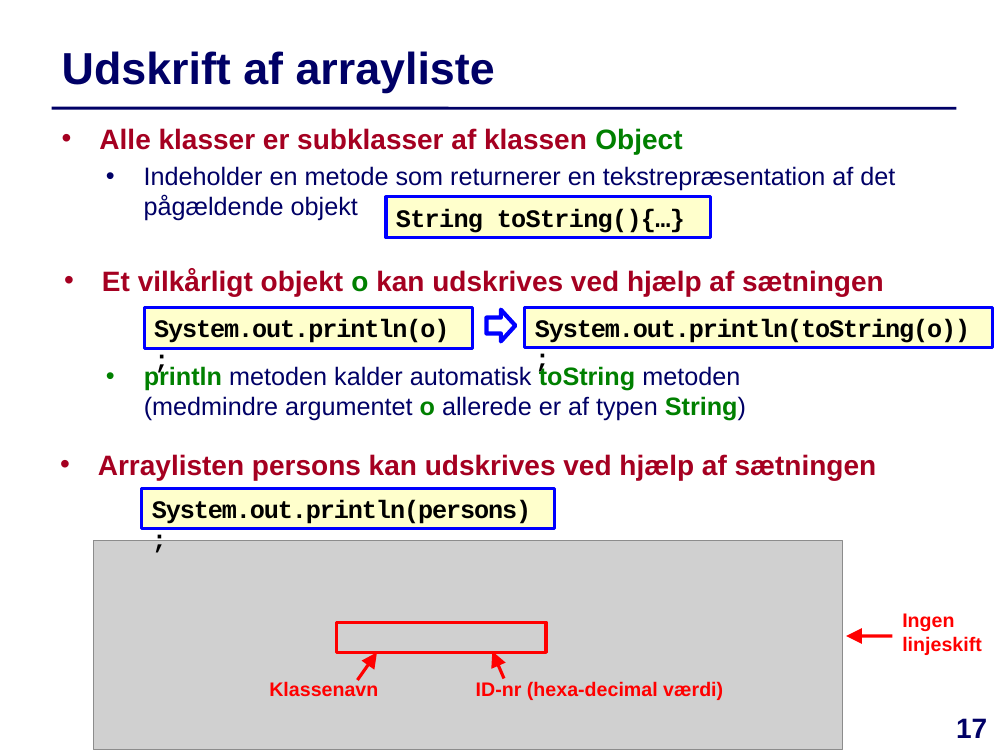
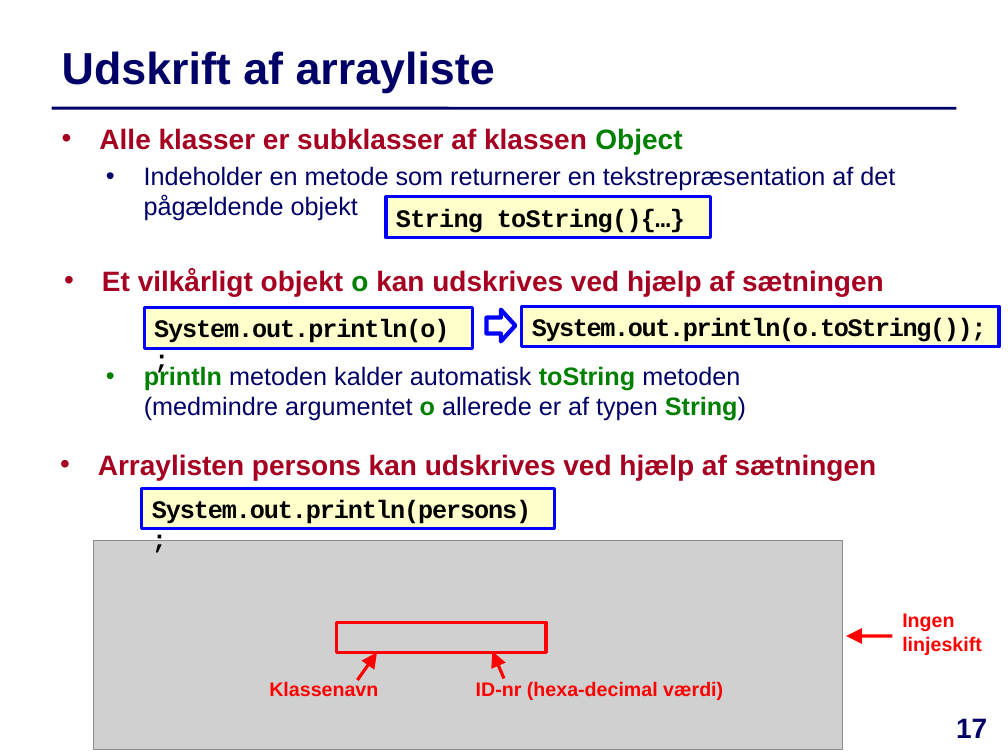
Before and after one commit to IntProgAU/Materiale, a slide deck: slide 17 of web/e21/uge_3a/Slides-Uge3-Mandag.pptx. Drawn at 1008x756 pixels with LibreOffice and Linux fonts; fonts in the diff are those of the drawing; grey boxes stand for pictures. Boxes give left, top, right and bottom in pixels: in the first picture for what was removed or moved away, otherwise in the second. Text is boxed around its words. In the diff, an @@ line names an element or a change of style, - is before the commit and + after.

```diff
--- a/web/e21/uge_3a/Slides-Uge3-Mandag.pptx
+++ b/web/e21/uge_3a/Slides-Uge3-Mandag.pptx
@@ rectangle "System.out.println(o.toString());" resized from (x1=525, y1=307, x2=993, y2=348) to (x1=522, y1=306, x2=999, y2=347) @@
@@ text in rectangle at (x1=532, y1=317, x2=987, y2=342): text changed @@
-System.out.println(toString(o));
+System.out.println(o.toString());
```
Also in this commit, not shown: 1 other file.
